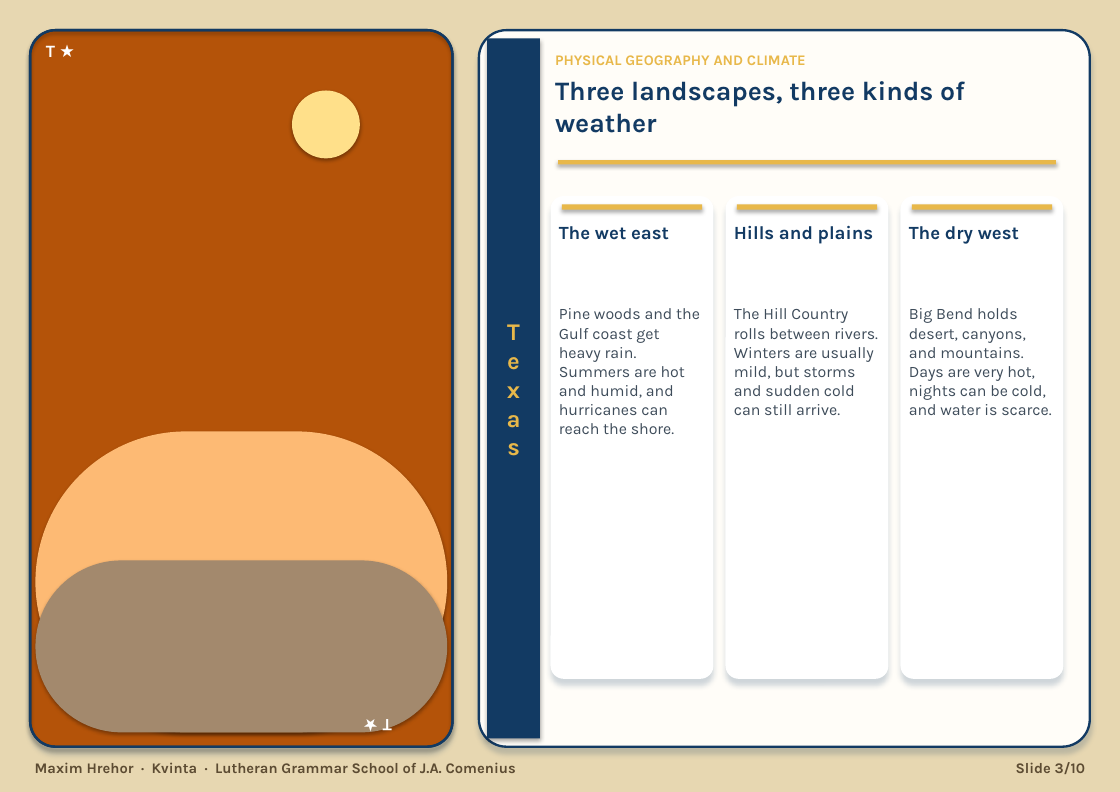
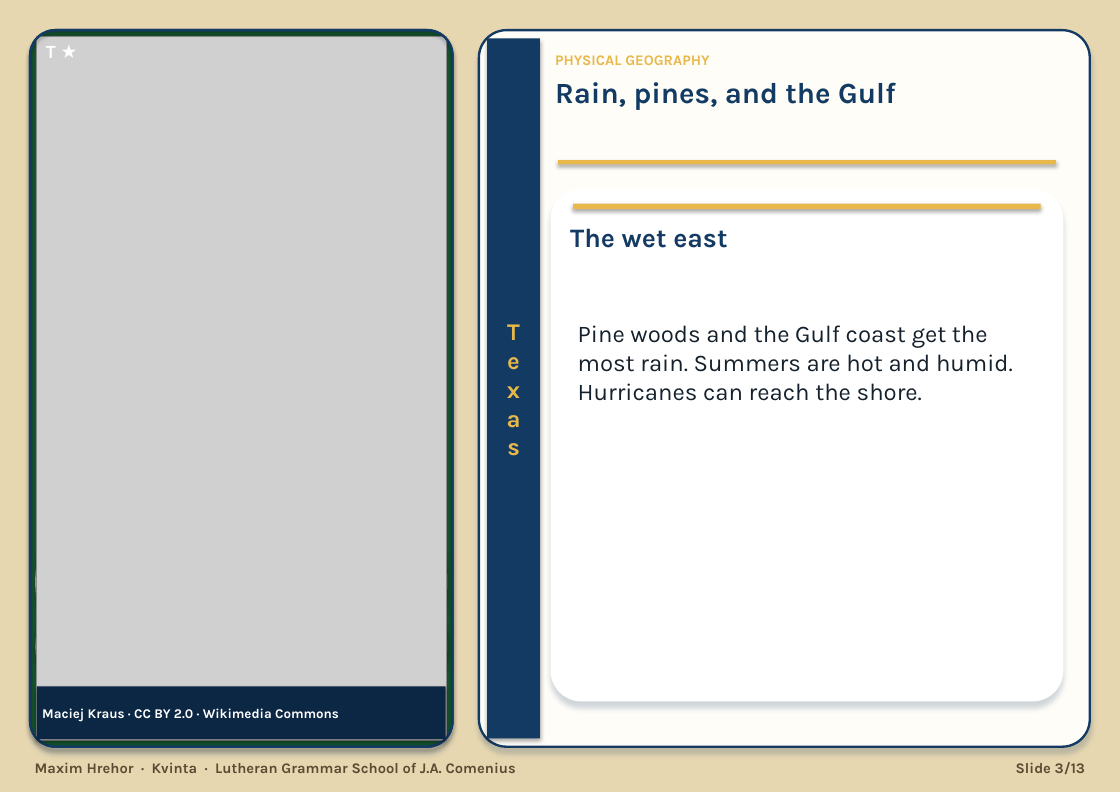
Before and after one commit to HenrichHrehor/Visualia, a slide deck: slide 3 of export/texas-maxim.pptx. Drawn at 1120x792 pixels with LibreOffice and Linux fonts; fonts in the diff are those of the drawing; grey boxes stand for pictures. Boxes give left, top, right and bottom in pixels: in the first picture for what was removed or moved away, otherwise in the second. Text is boxed around its words. In the diff, an @@ line names an element or a change of style, - is before the commit and + after.

```diff
--- a/export/texas-maxim.pptx
+++ b/export/texas-maxim.pptx
@@ rounded rectangle at bbox=[30, 30, 452, 746]: fill #B45309 to #14532D @@
@@ picture added at bbox=[36, 36, 446, 741] @@
@@ text "T ★" at bbox=[46, 46, 56, 58]: size 13 to 14 pt @@
@@ text at bbox=[555, 55, 709, 65]: text changed @@
-PHYSICAL GEOGRAPHY AND CLIMATE
+PHYSICAL GEOGRAPHY
@@ text at bbox=[555, 82, 896, 110]: text changed; size 20 to 22 pt @@
-Three landscapes, three kinds of weather
+Rain, pines, and the Gulf
@@ rounded rectangle: place and size @@
-rounded rectangle at bbox=[725, 196, 888, 679]
+rounded rectangle at bbox=[551, 189, 1063, 701]
@@ rounded rectangle at bbox=[551, 189, 1063, 701]: proportions changed @@
@@ rounded rectangle removed at bbox=[551, 196, 714, 679] @@
@@ rectangle removed at bbox=[562, 204, 702, 210] @@
@@ rectangle: place and size @@
-rectangle at bbox=[737, 204, 877, 210]
+rectangle at bbox=[573, 204, 1040, 210]
@@ rounded rectangle removed at bbox=[901, 196, 1063, 679] @@
@@ rectangle removed at bbox=[912, 204, 1052, 210] @@
@@ text "The wet east": place and size @@
-text "The wet east" at bbox=[559, 226, 669, 240]
+text "The wet east" at bbox=[570, 228, 727, 248]
@@ text "The wet east" at bbox=[570, 228, 727, 248]: size 14 to 20 pt @@
@@ text removed at bbox=[734, 225, 874, 244] @@
-Hills and plains
@@ text removed at bbox=[909, 226, 1019, 244] @@
-The dry west
@@ text at bbox=[578, 325, 1013, 401]: text changed; size 12 to 18 pt; text colour #3E4C5A to #14202C @@
-Pine woods and the Gulf coast get heavy rain. Summers are hot and humid, and hurricanes can reach the shore.
+Pine woods and the Gulf coast get the most rain. Summers are hot and humid. Hurricanes can reach the shore.
@@ text removed at bbox=[734, 308, 878, 415] @@
-The Hill Country rolls between rivers. Winters are usually mild, but storms and sudden cold can still arrive.
@@ text removed at bbox=[909, 308, 1051, 415] @@
-Big Bend holds desert, canyons, and mountains. Days are very hot, nights can be cold, and water is scarce.
@@ rounded rectangle at bbox=[35, 431, 447, 732]: fill #FDBA74 to #86EFAC @@
@@ rounded rectangle at bbox=[35, 560, 447, 733]: fill #A3896D to #59AA90 @@
@@ rectangle added at bbox=[37, 687, 446, 740], fill #0C2744 @@
@@ text added at bbox=[42, 708, 339, 722], 10 pt, text #FFFFFF, bold @@
+Maciej Kraus · CC BY 2.0 · Wikimedia Commons
@@ text removed at bbox=[383, 719, 392, 738] @@
-T ★
@@ text at bbox=[1016, 762, 1085, 774]: text changed @@
-Slide 3/10
+Slide 3/13
```
Also in this commit, not shown: 9 other slides changed, 3 slides added, 18 other files.
